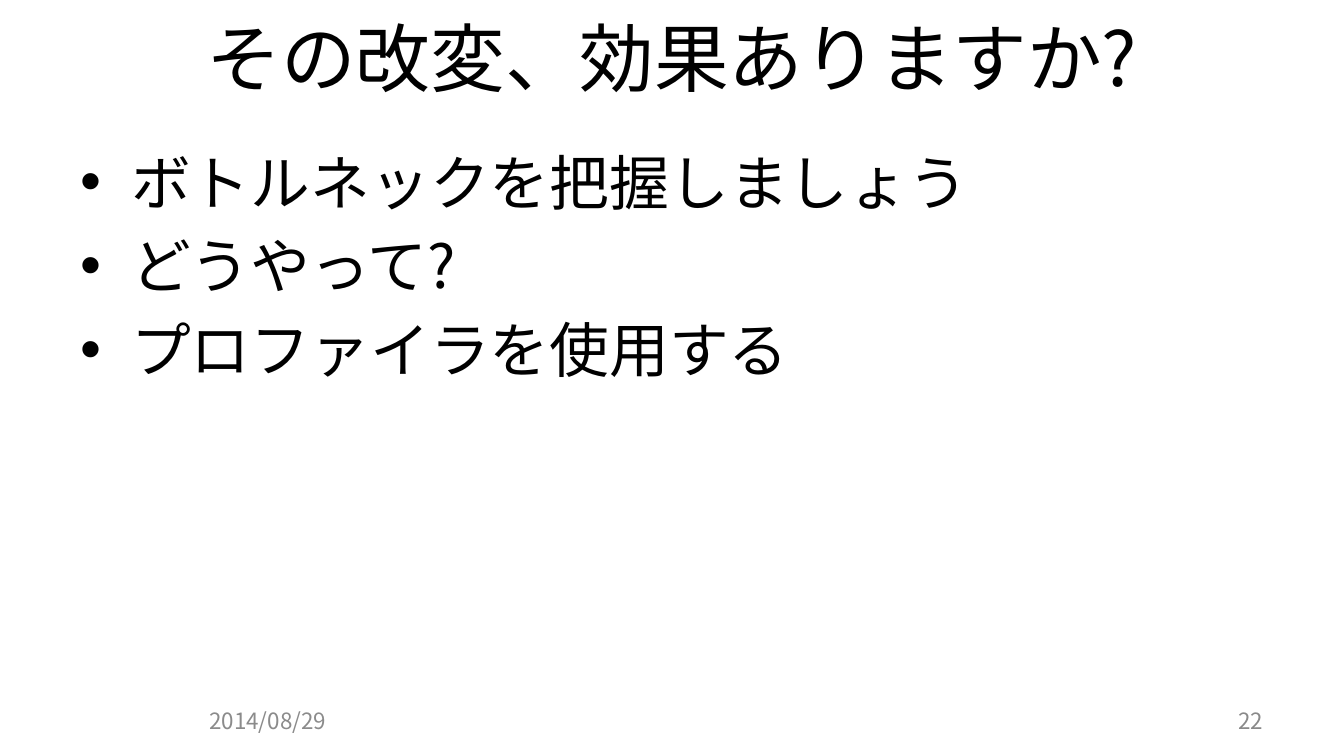
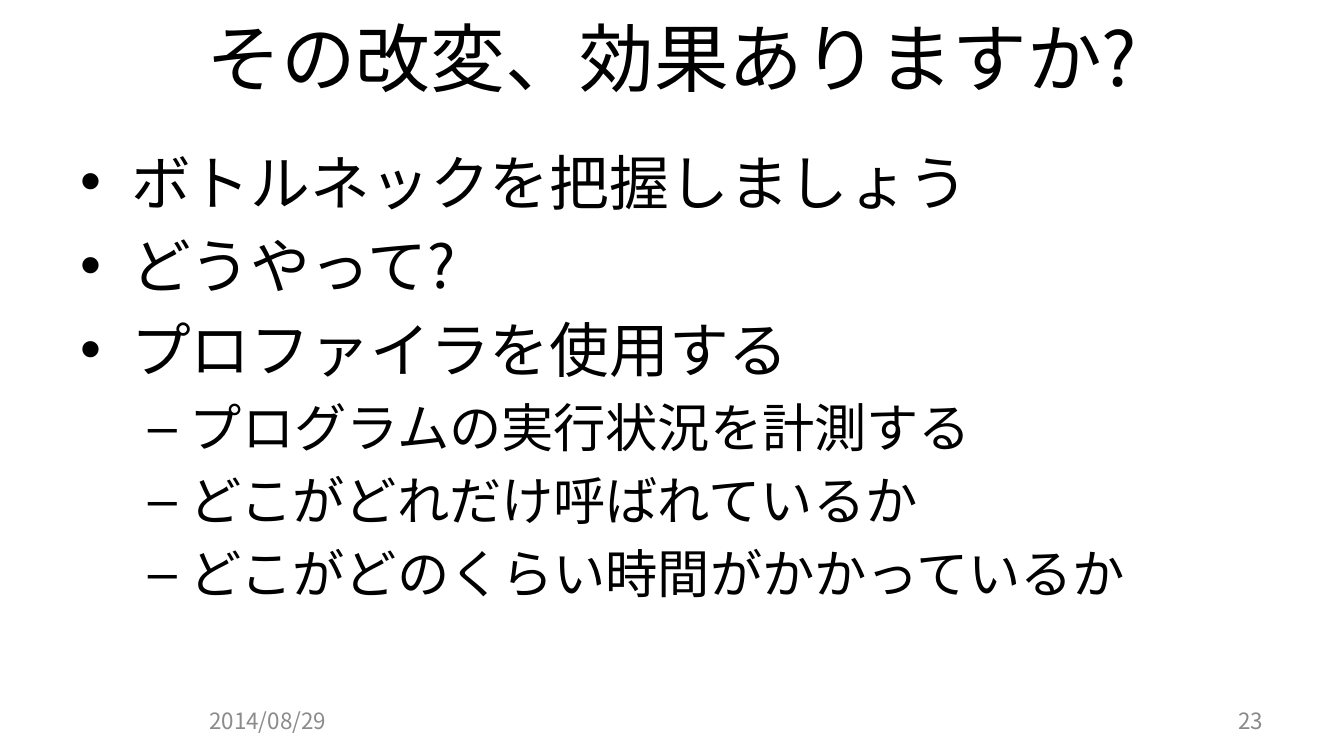
Before and after one commit to JCGS/CEDEC2014, a slide deck: slide 23 of chiyama/2014cedec_chiyama.pptx (slide 22 before the commit). Drawn at 1344x756 pixels with LibreOffice and Linux fonts; fonts in the diff are those of the drawing; background and template pictures are left out. Boxes give left, top, right and bottom in pixels: in the first picture for what was removed or moved away, otherwise in the second. Text is boxed around its words. In the diff, an @@ line names an element or a change of style, - is before the commit and + after.

Commit message:
GitHub登録のアナウンス追加 レイアウト修正 その他、細かいモロモロ追記・修正 PDF ファイルを追加

```diff
--- a/chiyama/2014cedec_chiyama.pptx
+++ b/chiyama/2014cedec_chiyama.pptx
@@ text at <box>190,403,1125,598</box>: paragraphs added @@
+  – プログラムの実行状況を計測する
+  – どこがどれだけ呼ばれているか
+  – どこがどのくらい時間がかかっているか
@@ page number at <box>1238,712,1263,729</box>: text changed @@
-22
+23
```
Also in this commit, not shown: 16 other slides changed, 3 slides added, 3 other files.
